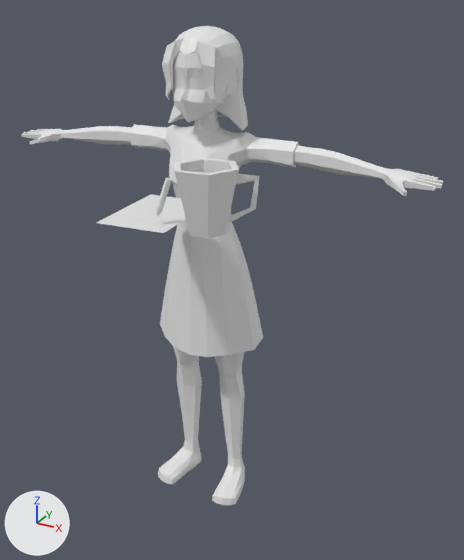
A saved change to the glTF model scripted-events/Chapter1/LenaFlashback/assets/animations/alice_draw.glb.
Before and after are seen from a camera (50 mm lens) standing at (1.045, -1.717, 1.54) and looking at (0.107, -0.012, 0.687). Lighting does not change. The marker at lower left points along +X, +Y and +Z. The older version comes first. Where no turn or scale is listed for an object, it has been applied to the vertices.

In view in the first picture: 'Alice', 'Crayon', 'Cylinder.058', 'Hoja de dibujo'.
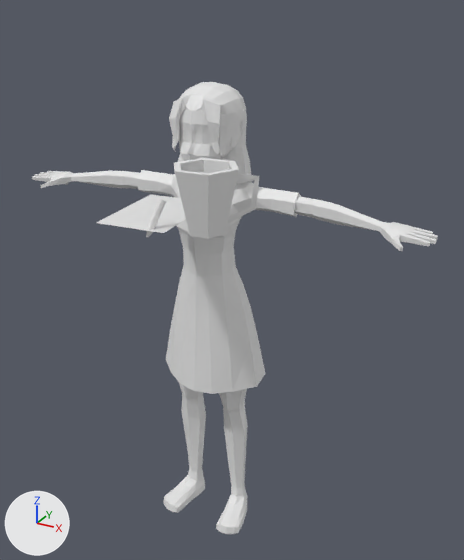
Location of each change, [x1, y1, x2, y2] in pixels of the pictures (464 x 560 px):
'Alice', moved
    before: [21, 26, 443, 506]
    after: [32, 82, 437, 534]
'Crayon', moved, turned
    before: [156, 178, 172, 217]
    after: [146, 199, 166, 237]

The edits, one by one:
Object 'Alice' (ob_alice) moves from (0.0, -0.026, -0.165) to (0.0, 0.0, -0.326).
Object 'Crayon' (ob_crayon) moves from (0.09, -0.355, 1.061) to (0.09, -0.393, 1.014).
Object 'Crayon' (ob_crayon) turns from (-11, 17, 6.8) to (-21, 17, 3.8) degrees about x, y and z.
